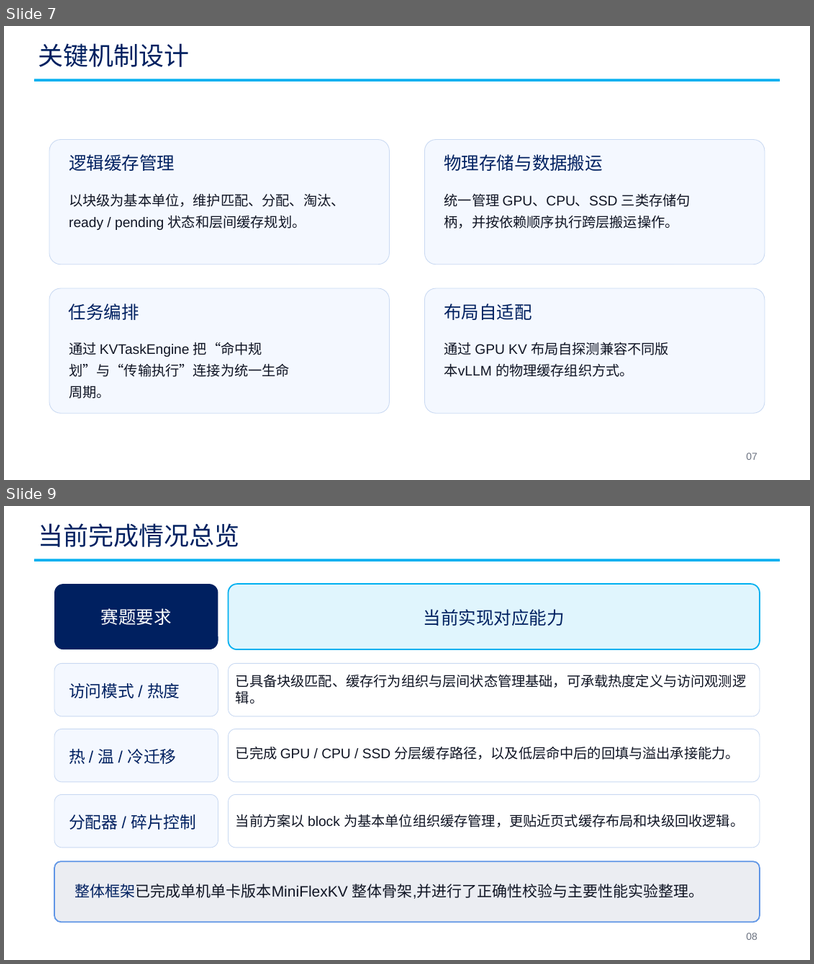
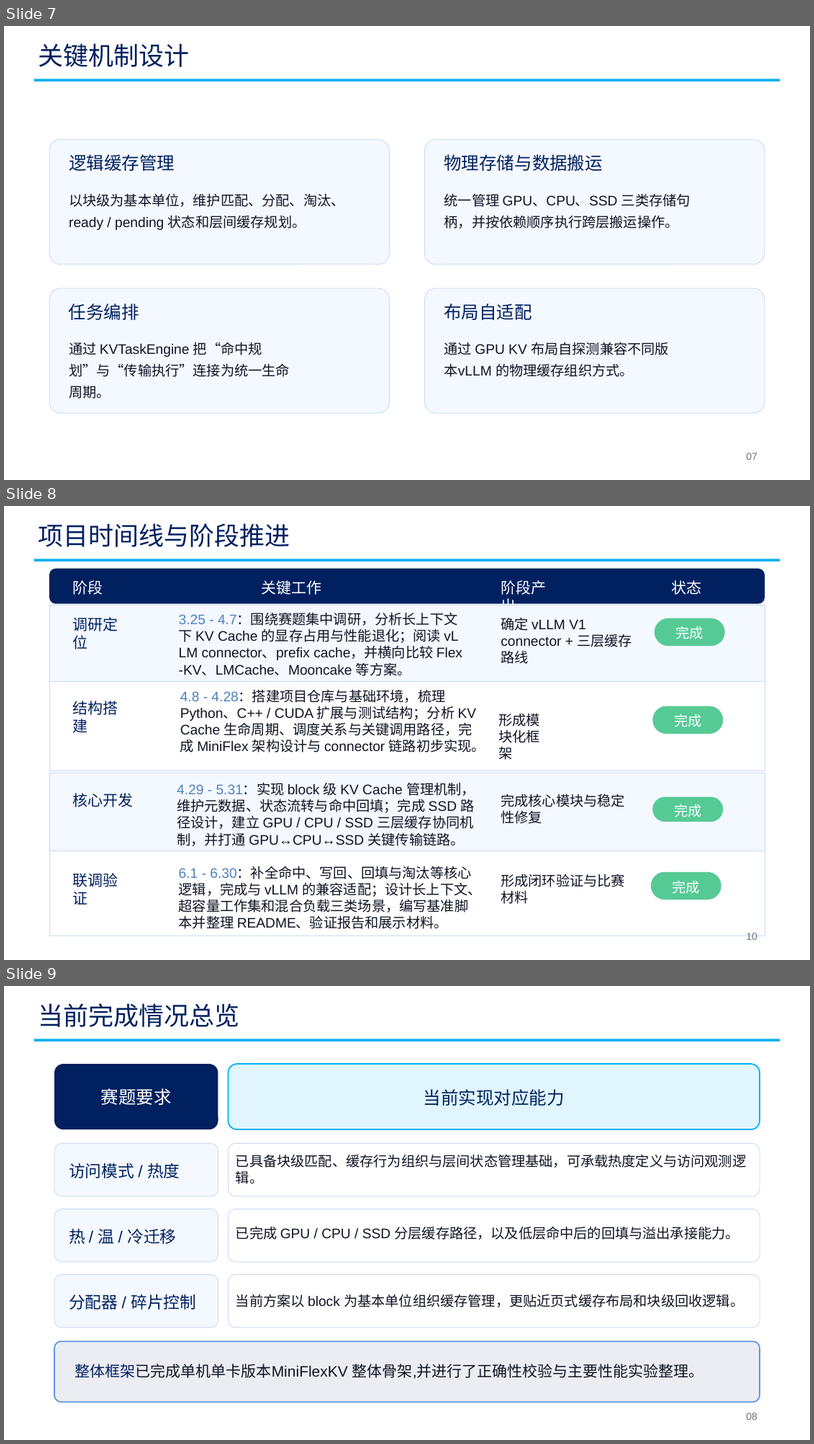
Before and after one commit to Claisenn/xiyoulinux-kvcache-optimizer, a slide deck: 初赛PPT.pptx. Shown one above the other, each under a label of ours: slides 7 and 9 before the commit, slides 7, 8 and 9 after it; the slides between them are not shown. The pictures are 814x964 and 814x1444 pixels, drawn with LibreOffice and Linux fonts; fonts in the diff are those of the drawing. Boxes give left, top, right and bottom in pixels: in the first picture for what was removed or moved away, otherwise in the second. Text is boxed around its words. In the diff, an @@ line names an element or a change of style, - is before the commit and + after.

Commit message:
chore: 迁移调研测试资料并更新项目文档
将原 docs/、tests/ 及相关脚本归档到 归档-日志-调研-测试/；新增 image 资源目录；更新 README、设计开发文档和初赛PPT。

```diff
--- a/初赛PPT.pptx
+++ b/初赛PPT.pptx
@@ slide 8 added at (4, 506, 810, 960), background #FFFFFF @@
@@ text added at (39, 523, 291, 547), 30 pt, text #002060 @@
+项目时间线与阶段推进
@@ rectangle added at (34, 559, 780, 561), fill #00B0F0 @@
@@ rounded rectangle added at (49, 569, 765, 603), fill #002060 @@
@@ text added at (72, 580, 103, 595), 18 pt, text #FFFFFF @@
+阶段
@@ text added at (262, 580, 322, 595), 18 pt, text #FFFFFF @@
+关键工作
@@ text added at (501, 580, 546, 605), 18 pt, text #FFFFFF @@
+阶段产出
@@ text added at (671, 580, 702, 595), 18 pt, text #FFFFFF @@
+状态
@@ group added at (49, 605, 765, 689): 4 texts, 1 rectangle, 1 rounded rectangle @@
+调研定位
+3.25 - 4.7：围绕赛题集中调研，分析长上下文
+下 KV Cache 的显存占用与性能退化；阅读 vL
+LM connector、prefix cache，并横向比较 Flex
+-KV、LMCache、Mooncake 等方案。
+确定 vLLM V1 connector + 三层缓存路线
+完成
@@ group added at (49, 682, 765, 771): 4 texts, 1 rectangle, 1 rounded rectangle @@
+结构搭建
+4.8 - 4.28：搭建项目仓库与基础环境，梳理 Python、C++ / CUDA 扩展与测试结构；分析 KV Cache 生命周期、调度关系与关键调用路径，完成 MiniFlex 架构设计与 connector 链路初步实现。
+形成模块化框架
+完成
@@ group added at (49, 773, 765, 856): 4 texts, 1 rectangle, 1 rounded rectangle @@
+核心开发
+4.29 - 5.31：实现 block 级 KV Cache 管理机制，维护元数据、状态流转与命中回填；完成 SSD 路径设计，建立 GPU / CPU / SSD 三层缓存协同机制，并打通 GPU↔CPU↔SSD 关键传输链路。
+完成核心模块与稳定性修复
+完成
@@ group added at (49, 851, 765, 936): 4 texts, 1 rectangle, 1 rounded rectangle @@
+联调验证
+6.1 - 6.30：补全命中、写回、回填与淘汰等核心逻辑，完成与 vLLM 的兼容适配；设计长上下文、超容量工作集和混合负载三类场景，编写基准脚本并整理 README、验证报告和展示材料。
+形成闭环验证与比赛材料
+完成
@@ text added at (746, 932, 758, 939), 12 pt, text #6B7280 @@
+10
```
Also in this commit, not shown: 2 slides changed, 1 slide removed, 41 other files.
